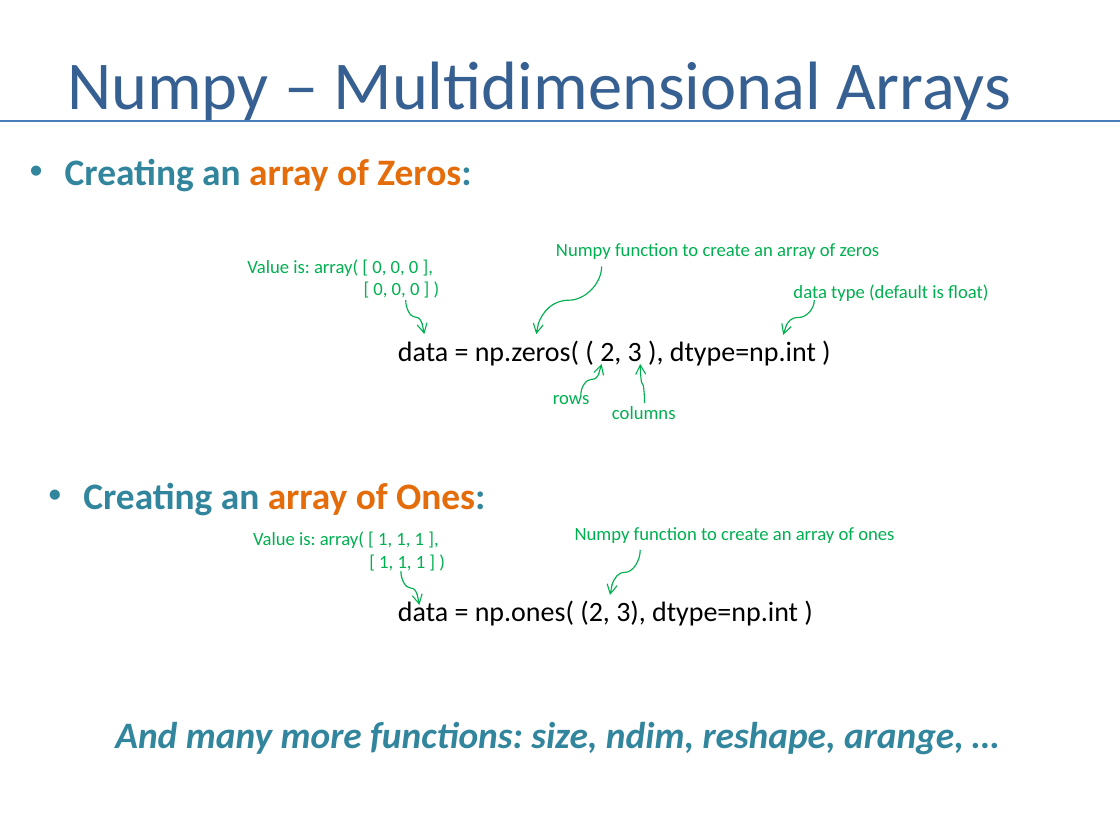
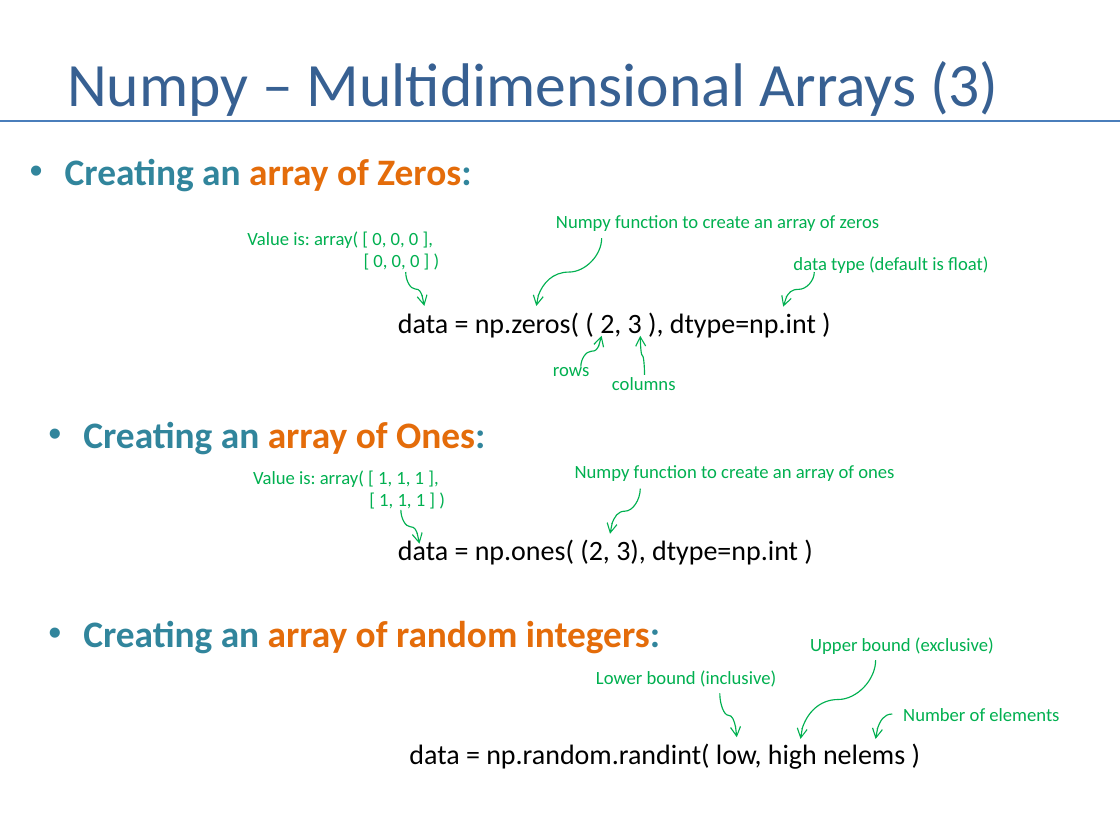
Before and after one commit to andrewferlitsch/Portland-Data-Science-Group, a slide deck: slide 6 of Presentations/Python - Numpy and Pandas.pptx (slide 5 before the commit). Drawn at 1120x840 pixels with LibreOffice and Linux fonts; fonts in the diff are those of the drawing. Boxes give left, top, right and bottom in pixels: in the first picture for what was removed or moved away, otherwise in the second. Text is boxed around its words. In the diff, an @@ line names an element or a change of style, - is before the commit and + after.

Commit message:
numpy updates

```diff
--- a/Presentations/Python - Numpy and Pandas.pptx
+++ b/Presentations/Python - Numpy and Pandas.pptx
@@ title at <box>67,61,998,121</box>: text changed; size 44 to 39.6 pt @@
-Numpy – Multidimensional Arrays
+Numpy – Multidimensional Arrays (3)
@@ 6 texts, 5 curved arrows: place and size @@
-6 texts, 5 curved arrows at <box>247,243,988,419</box>
+6 texts, 5 curved arrows at <box>247,215,988,390</box>
@@ 4 texts, 2 curved arrows: place and size @@
-4 texts, 2 curved arrows at <box>83,482,894,626</box>
+4 texts, 2 curved arrows at <box>83,421,894,565</box>
@@ text added at <box>83,620,660,654</box>, 24 pt, text #E46C0A, bold @@
+• Creating an array of random integers:
@@ text added at <box>810,637,994,654</box>, 12 pt, text #00B050 @@
+Upper bound (exclusive)
@@ text added at <box>596,670,776,687</box>, 12 pt, text #00B050 @@
+Lower bound (inclusive)
@@ curved arrow added from (876, 660) to (801, 739), #00B050 0.75 pt @@
@@ curved arrow added from (720, 693) to (737, 737), #00B050 0.75 pt @@
@@ curved arrow added from (893, 713) to (876, 739), #00B050 0.75 pt @@
@@ text added at <box>903,708,1059,721</box>, 12 pt, text #00B050 @@
+Number of elements
@@ text removed at <box>115,721,964,755</box> @@
-And many more functions: size, ndim, reshape, arange, …
@@ text added at <box>409,743,905,769</box>, 18 pt, text #000000 @@
+data = np.random.randint( low, high nelems )
```
Also in this commit, not shown: 2 other slides changed, 2 slides added.
